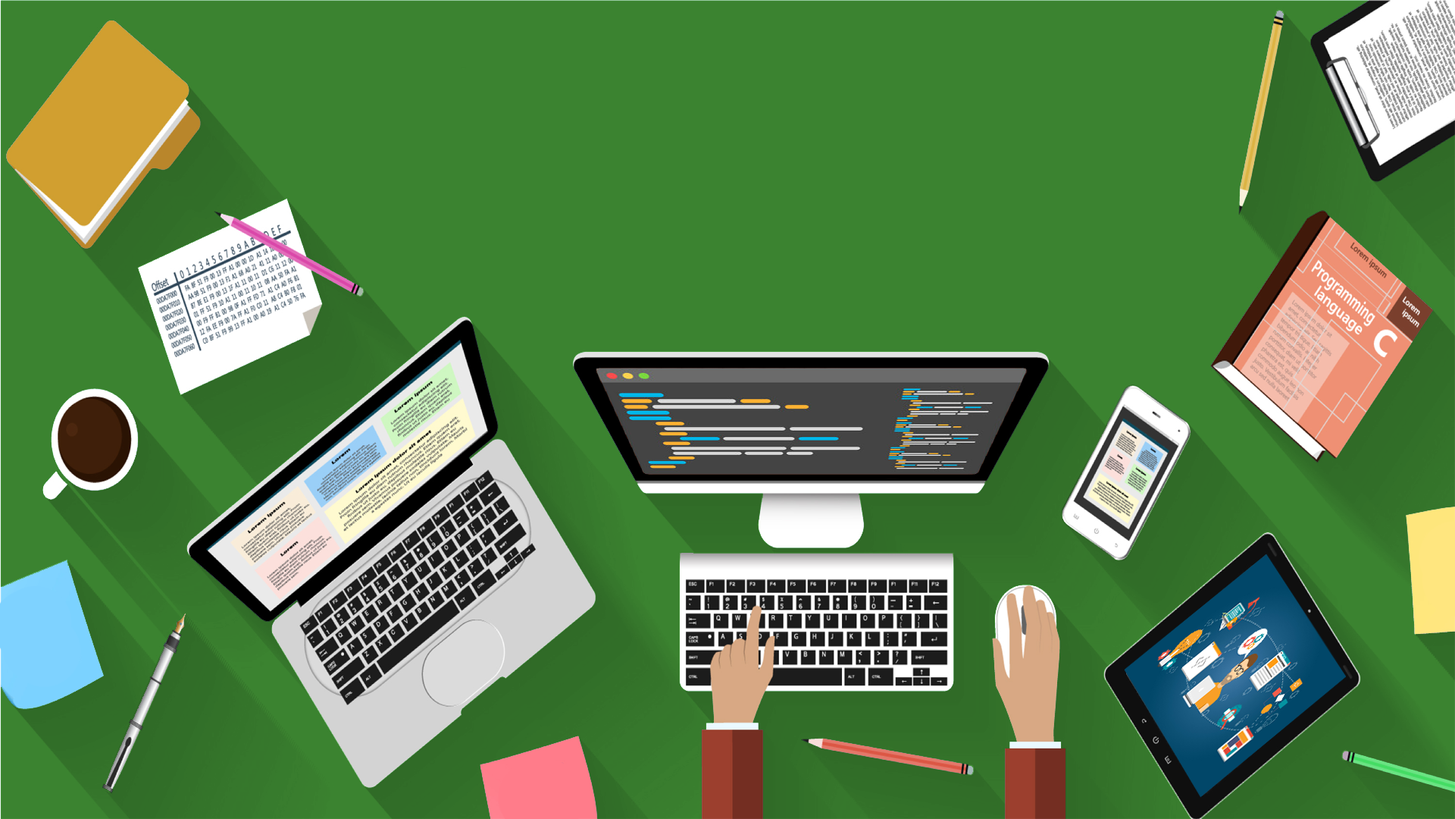
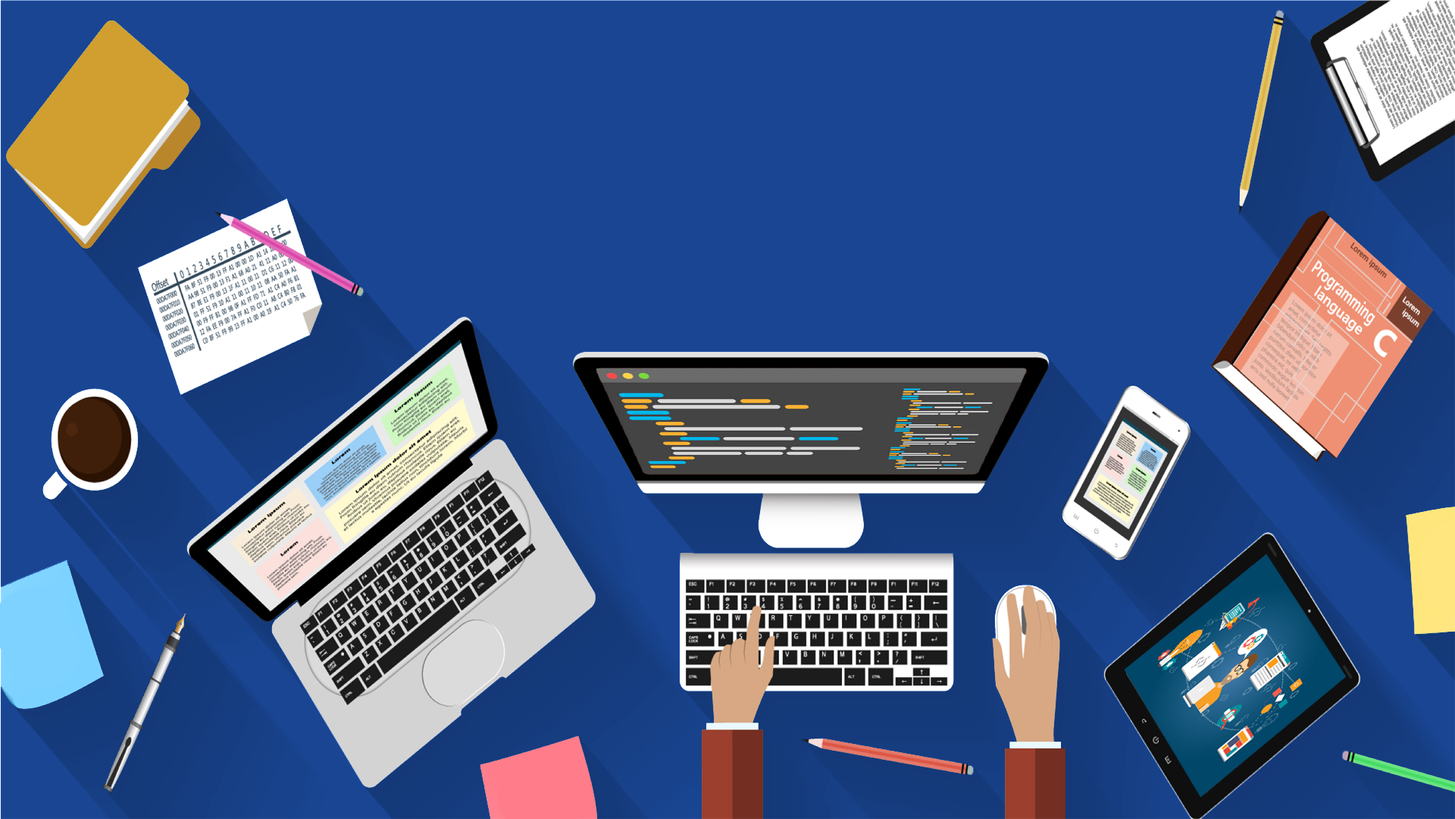
Before/after of a w=1455, h=819 layered artwork. What changed in the layer stack:
pixels changed over left=0, top=0, right=1455, bottom=819 (layer not identified)
